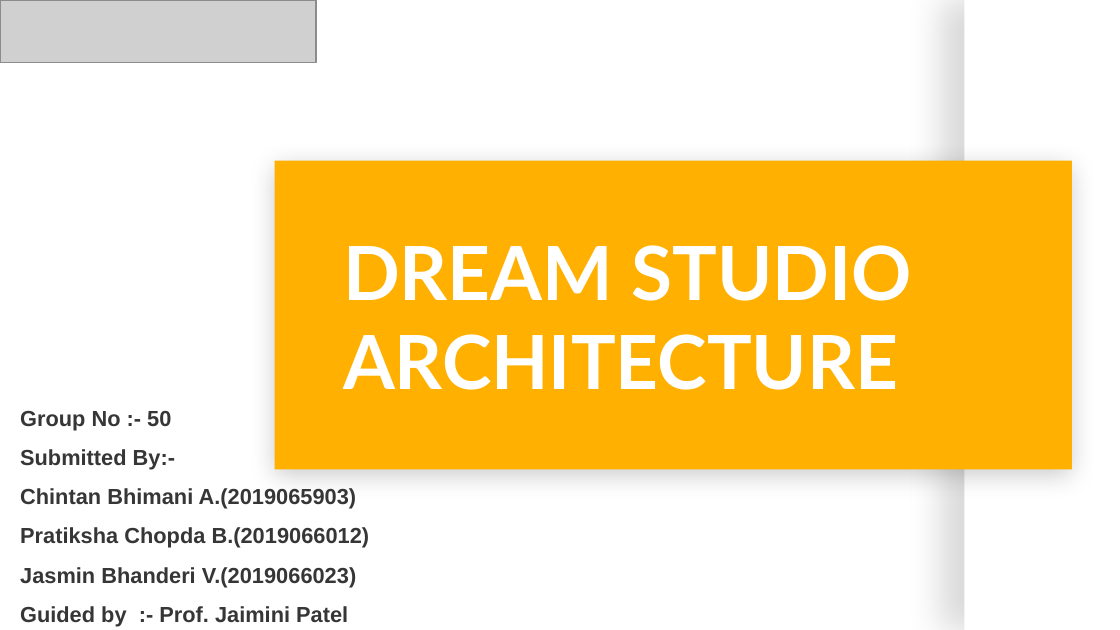
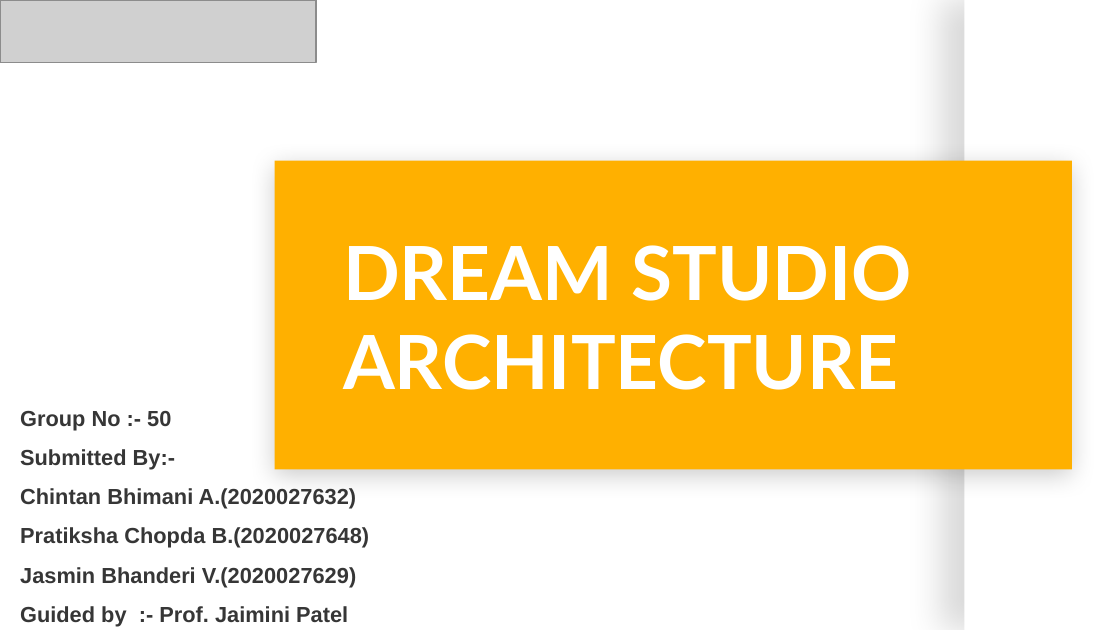
Before and after one commit to chintanBhimani07/unknown, a slide deck: slide 1 of Reports/Final-ppt.pptx. Drawn at 1120x630 pixels with LibreOffice and Linux fonts; fonts in the diff are those of the drawing; grey boxes stand for pictures; background and template pictures are left out. Boxes give left, top, right and bottom in pixels: in the first picture for what was removed or moved away, otherwise in the second. Text is boxed around its words. In the diff, an @@ line names an element or a change of style, - is before the commit and + after.

```diff
--- a/Reports/Final-ppt.pptx
+++ b/Reports/Final-ppt.pptx
@@ text at (x1=20, y1=488, x2=370, y2=587): text changed @@
-Chintan Bhimani A.(2019065903)
-Pratiksha Chopda B.(2019066012)
-Jasmin Bhanderi V.(2019066023)
+Chintan Bhimani A.(2020027632)
+Pratiksha Chopda B.(2020027648)
+Jasmin Bhanderi V.(2020027629)
```
Also in this commit, not shown: 1 other slide changed, 8 other files.
